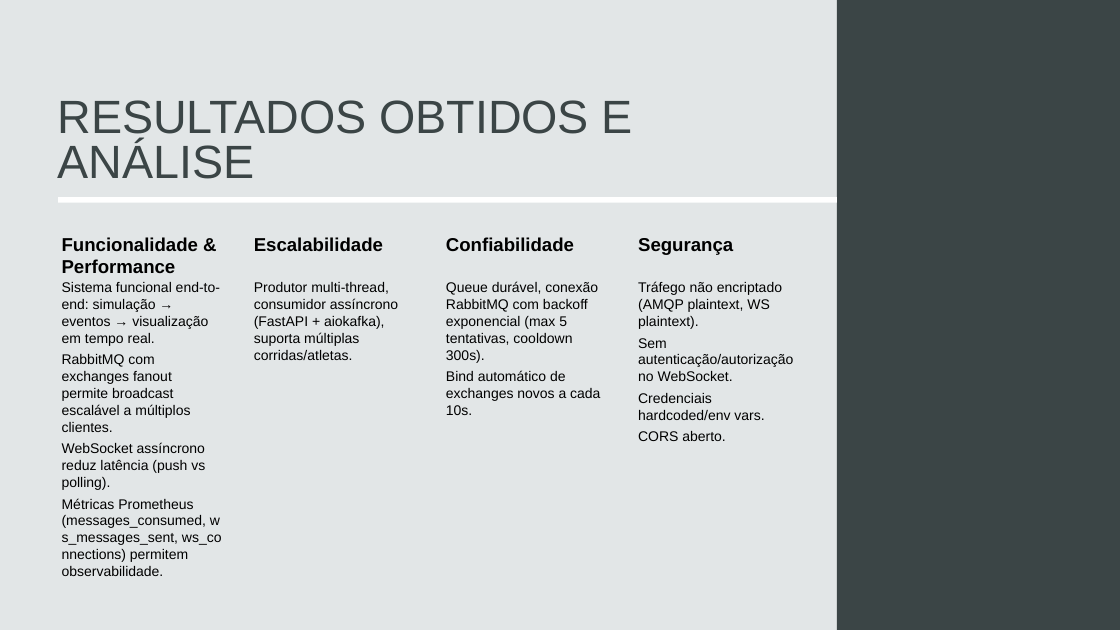
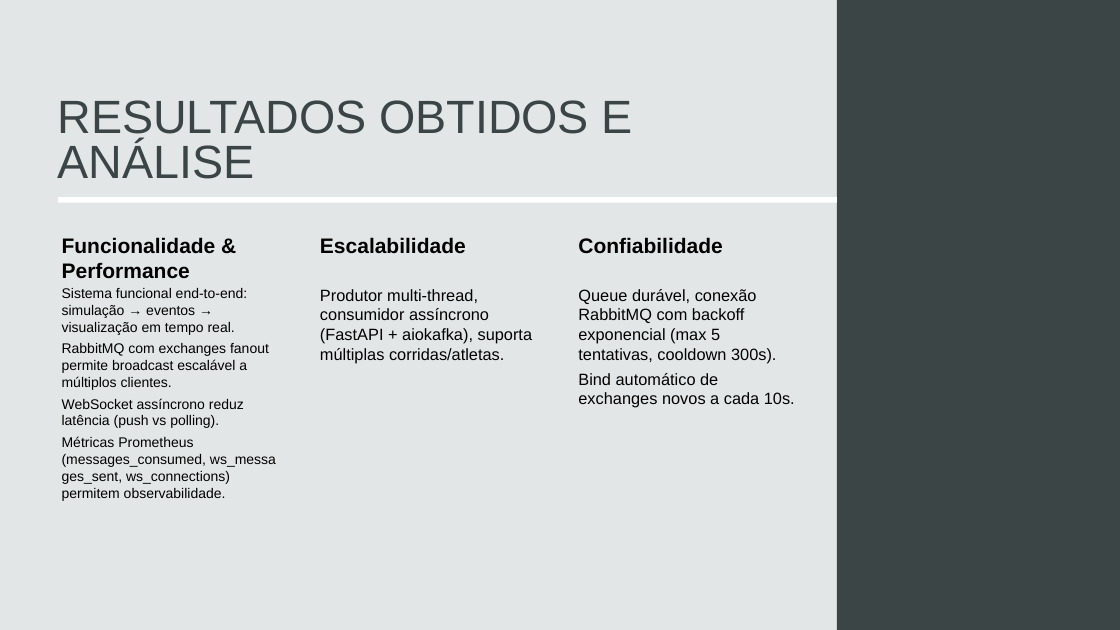
Before and after one commit to Getmeapint/SistemasDist, a slide deck: slide 9 of docs/Sistema de Streaming de Eventos em Tempo Real com RabbitMQ.pptx. Drawn at 1120x630 pixels with LibreOffice and Linux fonts; fonts in the diff are those of the drawing. Boxes give left, top, right and bottom in pixels: in the first picture for what was removed or moved away, otherwise in the second. Text is boxed around its words. In the diff, an @@ line names an element or a change of style, - is before the commit and + after.

```diff
--- a/docs/Sistema de Streaming de Eventos em Tempo Real com RabbitMQ.pptx
+++ b/docs/Sistema de Streaming de Eventos em Tempo Real com RabbitMQ.pptx
@@ text "Escalabilidade": place and size @@
-text "Escalabilidade" at <box>254,237,383,251</box>
+text "Escalabilidade" at <box>320,237,466,254</box>
@@ size 16 to 18 pt in 3 elements at <box>62,237,216,279</box>, <box>320,237,466,254</box>, <box>578,237,722,254</box> @@
@@ text "Confiabilidade": place and size @@
-text "Confiabilidade" at <box>446,237,574,251</box>
+text "Confiabilidade" at <box>578,237,722,254</box>
@@ text removed at <box>638,238,733,255</box> @@
-Segurança
@@ text "Sistema funcional end-to-end: simulação → ..." rewrapped from <box>62,282,222,576</box> to <box>62,288,276,501</box> @@
@@ text "Produtor multi-thread, consumidor assíncrono (FastAPI ...": place and size @@
-text "Produtor multi-thread, consumidor assíncrono (FastAPI ..." at <box>254,282,398,360</box>
+text "Produtor multi-thread, consumidor assíncrono (FastAPI ..." at <box>320,289,533,363</box>
@@ text "Produtor multi-thread, consumidor assíncrono (FastAPI ..." at <box>320,289,533,363</box>: size 12 to 14 pt @@
@@ text "Queue durável, conexão RabbitMQ com ..." at <box>578,289,795,408</box>: size 12 to 14 pt @@
@@ text "Queue durável, conexão RabbitMQ com ...": place and size @@
-text "Queue durável, conexão RabbitMQ com ..." at <box>446,281,600,415</box>
+text "Queue durável, conexão RabbitMQ com ..." at <box>578,289,795,408</box>
@@ text removed at <box>638,281,793,441</box> @@
-Tráfego não encriptado (AMQP plaintext, WS plaintext).
-Sem autenticação/autorização no WebSocket.
-Credenciais hardcoded/env vars.
-CORS aberto.
```
Also in this commit, not shown: 1 other slide changed, 3 other files.
